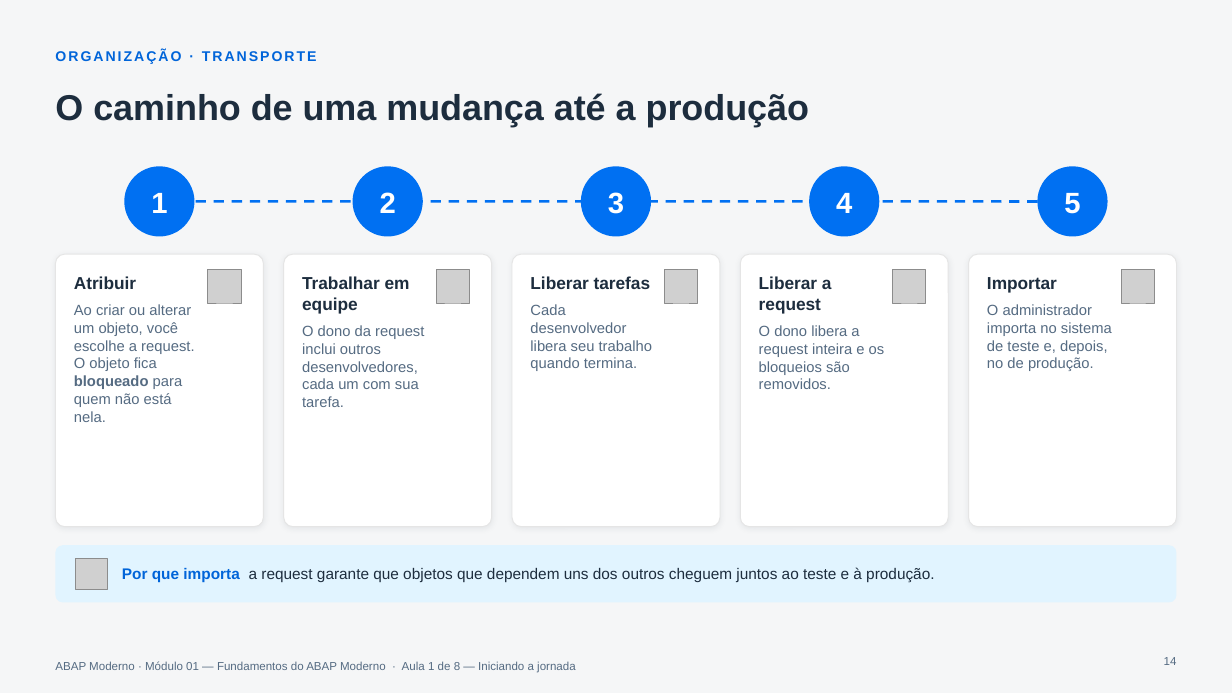
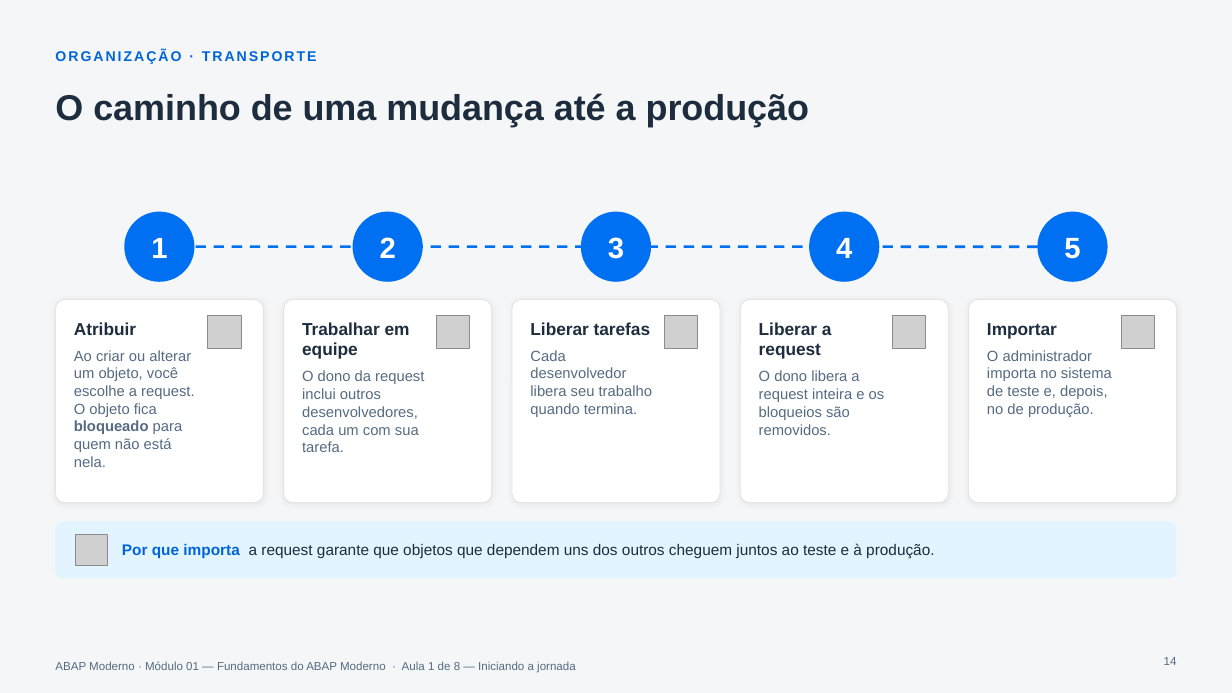
Before and after one commit to AdrianoBispo/estude-sap-abap-moderno, a slide deck: slide 14 of modulo-01/01.01 - Iniciando a Jornada/01.01_ABAP_Cloud_Clean_Core_E_ADT.pptx. Drawn at 1232x693 pixels with LibreOffice and Linux fonts; fonts in the diff are those of the drawing; grey boxes stand for pictures. Boxes give left, top, right and bottom in pixels: in the first picture for what was removed or moved away, otherwise in the second. Text is boxed around its words. In the diff, an @@ line names an element or a change of style, - is before the commit and + after.

```diff
--- a/modulo-01/01.01 - Iniciando a Jornada/01.01_ABAP_Cloud_Clean_Core_E_ADT.pptx
+++ b/modulo-01/01.01 - Iniciando a Jornada/01.01_ABAP_Cloud_Clean_Core_E_ADT.pptx
@@ rounded rectangle: place and size @@
-rounded rectangle at bbox=[55, 254, 263, 527]
+rounded rectangle at bbox=[55, 299, 263, 503]
@@ rounded rectangle: place and size @@
-rounded rectangle at bbox=[284, 254, 492, 527]
+rounded rectangle at bbox=[284, 299, 492, 503]
@@ rounded rectangle: place and size @@
-rounded rectangle at bbox=[512, 254, 720, 527]
+rounded rectangle at bbox=[512, 299, 720, 503]
@@ rounded rectangle: place and size @@
-rounded rectangle at bbox=[740, 254, 948, 527]
+rounded rectangle at bbox=[740, 299, 948, 503]
@@ proportions changed in 5 elements at bbox=[55, 299, 263, 503], bbox=[284, 299, 492, 503], bbox=[512, 299, 720, 503], bbox=[740, 299, 948, 503], bbox=[969, 299, 1177, 503] @@
@@ rounded rectangle: place and size @@
-rounded rectangle at bbox=[969, 254, 1177, 527]
+rounded rectangle at bbox=[969, 299, 1177, 503]
@@ text "Atribuir": place and size @@
-text "Atribuir" at bbox=[74, 276, 194, 422]
+text "Atribuir" at bbox=[74, 322, 194, 467]
@@ text "Trabalhar em equipe": place and size @@
-text "Trabalhar em equipe" at bbox=[302, 276, 424, 407]
+text "Trabalhar em equipe" at bbox=[302, 322, 424, 452]
@@ 5 pictures, 5 texts, 5 ellipses, 1 line: place and size @@
-5 pictures, 5 texts, 5 ellipses, 1 line at bbox=[125, 166, 1154, 303]
+5 pictures, 5 texts, 5 ellipses, 1 line at bbox=[125, 212, 1154, 348]
@@ text "Liberar tarefas": place and size @@
-text "Liberar tarefas" at bbox=[530, 276, 652, 371]
+text "Liberar tarefas" at bbox=[530, 322, 652, 417]
@@ text "Liberar a request": place and size @@
-text "Liberar a request" at bbox=[759, 276, 885, 389]
+text "Liberar a request" at bbox=[759, 322, 885, 435]
@@ text "Importar": place and size @@
-text "Importar" at bbox=[987, 277, 1112, 371]
+text "Importar" at bbox=[987, 323, 1112, 417]
@@ 1 picture, 1 text, 1 rounded rectangle: place and size @@
-1 picture, 1 text, 1 rounded rectangle at bbox=[55, 545, 1177, 603]
+1 picture, 1 text, 1 rounded rectangle at bbox=[55, 521, 1177, 579]
```
Also in this commit, not shown: 5 other slides changed, 7 other files.
